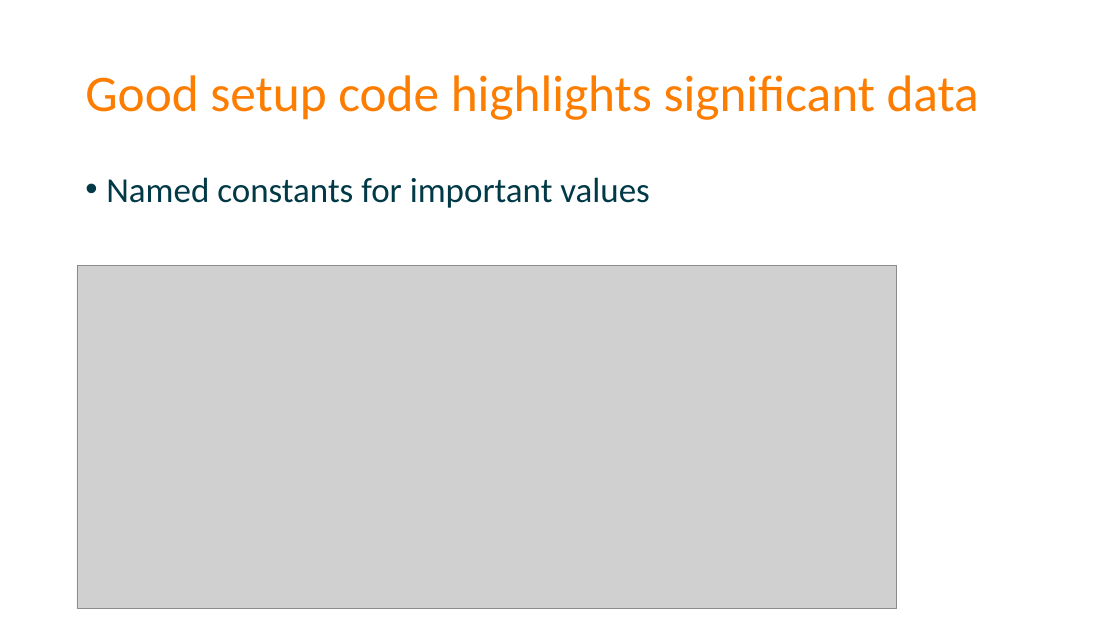
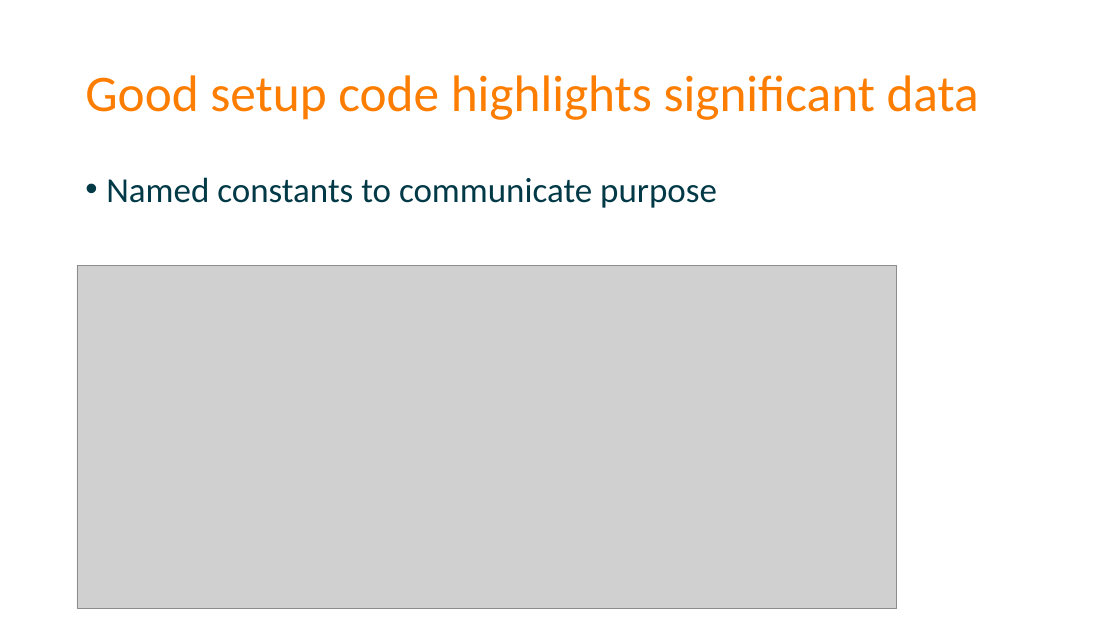
Before and after one commit to spetryjohnson/Talk-Patterns_of_Effective_Test_Setup, a slide deck: slide 44 of POETS - Code Palousa 2015.pptx. Drawn at 1120x630 pixels with LibreOffice and Linux fonts; fonts in the diff are those of the drawing; grey boxes stand for pictures. Boxes give left, top, right and bottom in pixels: in the first picture for what was removed or moved away, otherwise in the second. Text is boxed around its words. In the diff, an @@ line names an element or a change of style, - is before the commit and + after.

```diff
--- a/POETS - Code Palousa 2015.pptx
+++ b/POETS - Code Palousa 2015.pptx
@@ text at [106,177,717,208]: text changed @@
-• Named constants for important values
+• Named constants to communicate purpose
```
Also in this commit, not shown: 6 other slides changed.
